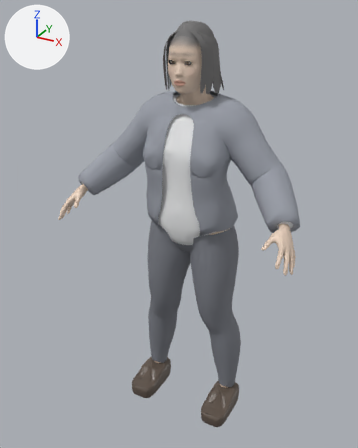
The glTF model assets/people/prof_core.glb: old version first, new version second.
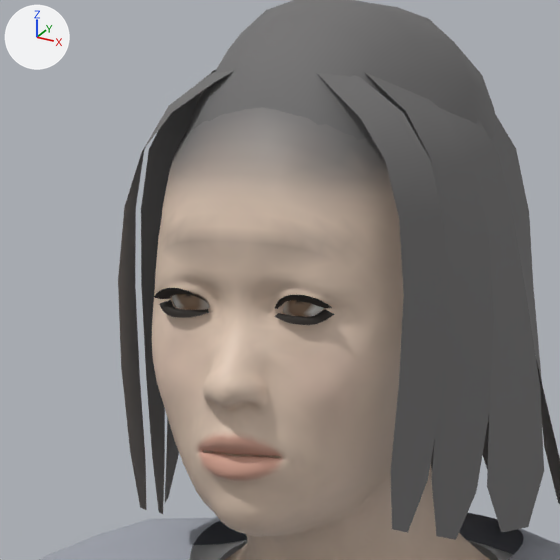
Old and new are each drawn whole from a 50 mm camera at (0.794, -1.586, 1.569) aimed at (-0.032, -0.085, 0.819) and again close up on the part from 41% to 62% of the width and 5% to 22% of the height. Every picture has the same lights, and +X, +Y and +Z are marked at upper left. The first two pictures are the older version. Vertices at exactly the same position are counted once.

In view in the first close-up: 'Bob', 'Body', 'Hair', 'Outer', 'Top'.
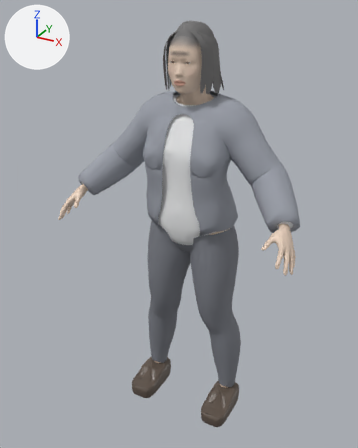
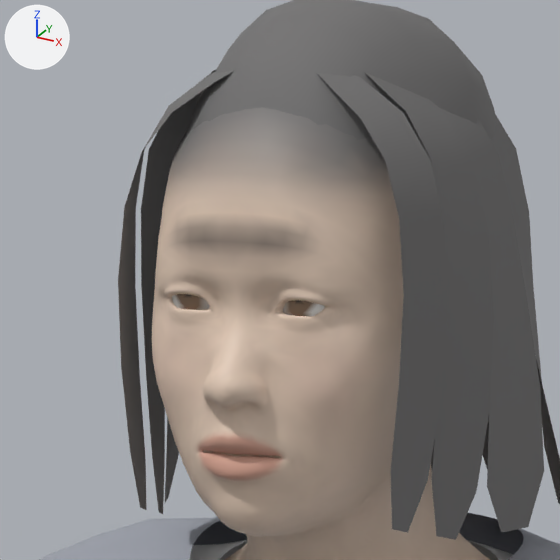
The change, as a diff of the scene's bpy script:
```diff
--- a/assets/people/prof_core.glb.py
+++ b/assets/people/prof_core.glb.py
@@ me_body @@
 # used by ob_body; location = (0.0, 0.0, 0.0)
-me_body.from_pydata(...)  # 9133 vertices, 17742 faces; spans x -0.458..0.458, y -0.304..0.081, z 0.065..1.504
+me_body.from_pydata(...)  # 8883 vertices, 17374 faces; spans x -0.458..0.458, y -0.304..0.081, z 0.065..1.504
+# me_body part 1: the loose piece of 65 vertices spanning x 0.016..0.044, y -0.142..-0.131, z 1.404..1.412 is deleted
+# me_body part 2: the loose piece of 65 vertices spanning x -0.044..-0.016, y -0.142..-0.131, z 1.404..1.412 is deleted
+# me_body part 3: the loose piece of 60 vertices spanning x 0.016..0.043, y -0.139..-0.131, z 1.399..1.406 is deleted
+# me_body part 4: the loose piece of 60 vertices spanning x -0.043..-0.016, y -0.139..-0.131, z 1.399..1.406 is deleted
+# me_body part 5: 113 kept faces spanning x -0.053..0.053, y -0.144..-0.117, z 1.42..1.447 get new vertex colours; the middle colour goes from beige #dcc5b2 to beige #d8c2b0
 me_body.materials.append(mat_skin)
 me_body.materials.append(mat_eye)
-me_body.materials.append(mat_lash)
 me_body.materials.append(mat_teeth)
```

Boxes [x1, y1, x2, y2] around the edits, measured in the close-ups (560 x 560 px):
part 1 of me_body, deleted: before [275, 295, 332, 309]
part 2 of me_body, deleted: before [154, 288, 207, 302]
part 3 of me_body, deleted: before [275, 309, 334, 325]
part 4 of me_body, deleted: before [159, 300, 209, 318]
part 5 of me_body, recoloured: [158, 215, 352, 261] in both
